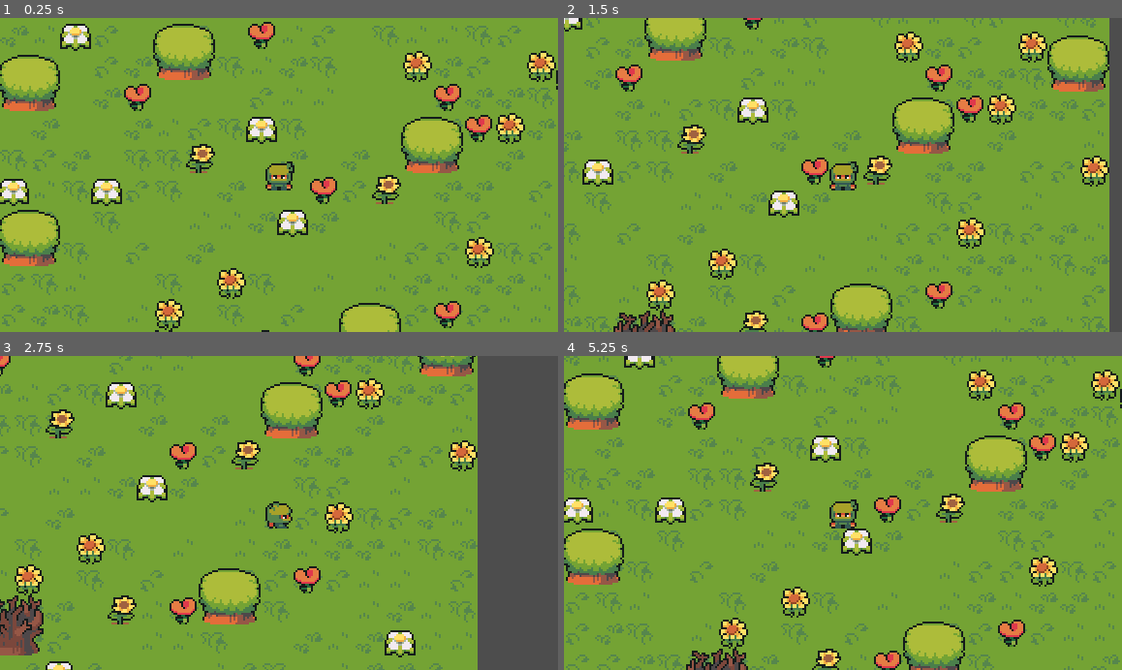
Above: before the commit, frames 1-4 (two rows, left to right).
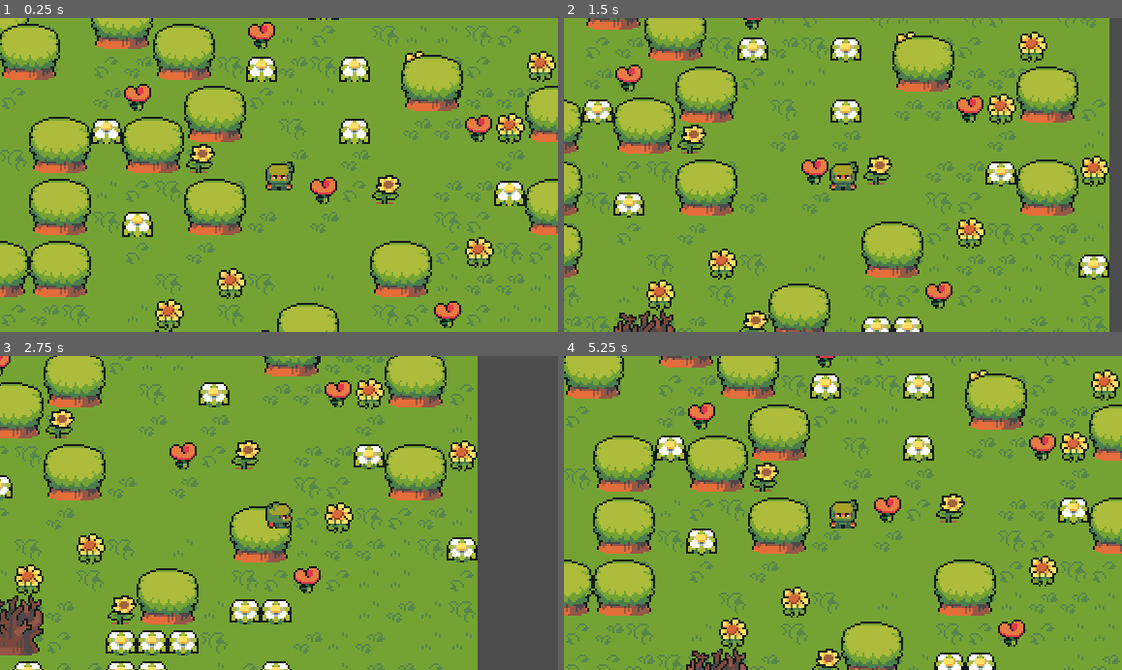
Above: after the commit, the same moments.

Repository: ian-antking/arpg-ninja
Game: Godot game, scene res://scenes/world.tscn
Two runs of this game, one before a commit and one after it. Both use one fixed random seed, a clock stepped at 60 frames per second and the inputs below.
Inputs:
- Up to frame 1 (0.25 s): no input
- Up to frame 2 (1.5 s): hold Right (walk_right) 0.53-1.28 s; hold Down (walk_down) from 1.28 s (still down)
- Up to frame 3 (2.75 s): release Down (walk_down) at 2.03 s; hold Right (walk_right) from 2.03 s (still down)
- Up to frame 4 (5.25 s): release Right (walk_right) at 2.78 s; hold Up (walk_up) 2.78-3.53 s; hold Left (walk_left) 3.53-5.03 s; hold Down (walk_down) from 5.03 s (still down)

The runs differ from the first frame. In frame 1, 25% of the frame differs, in the area x 0-100%, y 0-100%; in frame 2, 21%; in frame 3, 18%; in frame 4, 26%.

Commit message:
add animated flowers

Diff:
--- a/scenes/world.tscn
+++ b/scenes/world.tscn
@@ -1,8 +1,9 @@
-[gd_scene load_steps=7 format=3 uid="uid://be1407ijk4vir"]
+[gd_scene load_steps=9 format=3 uid="uid://be1407ijk4vir"]
 
 [ext_resource type="PackedScene" uid="uid://bgghgmgpv7p8u" path="res://scenes/player.tscn" id="1_su1hr"]
 [ext_resource type="Texture2D" uid="uid://3ukycwiiq7n7" path="res://assets/tilesets/TilesetNature.png" id="2_xw7jm"]
 [ext_resource type="Texture2D" uid="uid://dggmsror3kovr" path="res://assets/tilesets/TilesetFloor.png" id="3_m31le"]
+[ext_resource type="Texture2D" uid="uid://bnydtsh7bqkbv" path="res://assets/tilesets/AnimatedFlower.png" id="4_i5dpg"]
 
 [sub_resource type="TileSetAtlasSource" id="TileSetAtlasSource_wch0d"]
 texture = ExtResource("2_xw7jm")
@@ -781,9 +782,19 @@
 18:25/0 = 0
 19:25/0 = 0
 
+[sub_resource type="TileSetAtlasSource" id="TileSetAtlasSource_717oq"]
+texture = ExtResource("4_i5dpg")
+0:0/animation_columns = 4
+0:0/animation_frame_0/duration = 0.4
+0:0/animation_frame_1/duration = 0.4
+0:0/animation_frame_2/duration = 0.4
+0:0/animation_frame_3/duration = 0.4
+0:0/0 = 0
+
 [sub_resource type="TileSet" id="TileSet_xy8bx"]
 sources/0 = SubResource("TileSetAtlasSource_wch0d")
 sources/1 = SubResource("TileSetAtlasSource_da3eh")
+sources/2 = SubResource("TileSetAtlasSource_717oq")
 
 [node name="World" type="Node2D"]
 
@@ -799,6 +810,6 @@
 layer_0/name = "ground"
 layer_0/tile_data = PackedInt32Array(-327692, 851969, 12, -262156, 786433, 12, -196620, 917505, 12, -131084, 786433, 12 …(6338 unchanged characters)…
 layer_1/name = "foliage"
-layer_1/tile_data = PackedInt32Array(262132, 0, 11, 393206, 393216, 11, 524278, 196608, 11, 65527, 393216, 11, -262151, 393216, 11, 524281, 393216, 11, 65530, 393216, 11, -131077, 196608, 11, 327676, 65536, 11, -3, 0, 11, 524285, 393216, 11, 262142, 65536, 11, -262145, 196608, 11, -65537, 393216, 11, 393215, 0, 11, 65536, 393216, 11, 1, 196608, 11, 327681, 196608, 11, 3, 0, 11, -262140, 65536, 11, -196603, 196608, 11, 262149, 196608, 11, -131066, 196608, 11, 131078, 65536, 11, -131065, 65536, 11, -262136, 65536, 11, 393224, 393216, 11, 10, 65536, 11, 196599, 0, 0, 327682, 0, 0, 458747, 262144, 0, -196599, 0, 0, -65532, 0, 0, -196612, 0, 0, -131081, 0, 0)
+layer_1/tile_data = PackedInt32Array(262132, 0, 11, 524278, 196608, 11, -131077, 196608, 11, 458747, 262144, 0, 327676, 65536, 11, -3, 0, 11, 262142, 65536, 11, -262145, 196608, 11, 393215, 0, 11, 1, 196608, 11, 3, 0, 11, -262140, 65536, 11, -196603, 196608, 11, 262149, 196608, 11, -131066, 196608, 11, 131078, 65536, 11, -131065, 65536, 11, -262136, 65536, 11, 10, 65536, 11, -262155, 2, 0, -327689, 2, 0, 458745, 2, 0, -65542, 2, 0, 131067, 2, 0, 524284, 2, 0, -196609, 2, 0, 458751, 2, 0, 524287, 2, 0, 393216, 2, 0, 458752, 2, 0, -393215, 2, 0, 393217, 2, 0, -262142, 2, 0, -131070, 2, 0, 327683, 2, 0, 327684, 2, 0, 458756, 2, 0, 7, 2, 0, 196618, 2, 0)
 layer_2/name = "trees"
-layer_2/tile_data = PackedInt32Array()
+layer_2/tile_data = PackedInt32Array(-262154, 0, 0, 262134, 0, 0, -196617, 0, 0, -8, 0, 0, 131064, 0, 0, 262136, 0, 0, -262150, 0, 0, -5, 0, 0, -196612, 0, 0, -65539, 0, 0, 131069, 0, 0, -327682, 0, 0, 327680, 0, 0, 196611, 0, 0, -196604, 0, 0, -131064, 0, 0, 65544, 0, 0)
Binary file added: assets/tilesets/AnimatedFlower.png
Not shown, added: assets/tilesets/AnimatedFlower.png.import
